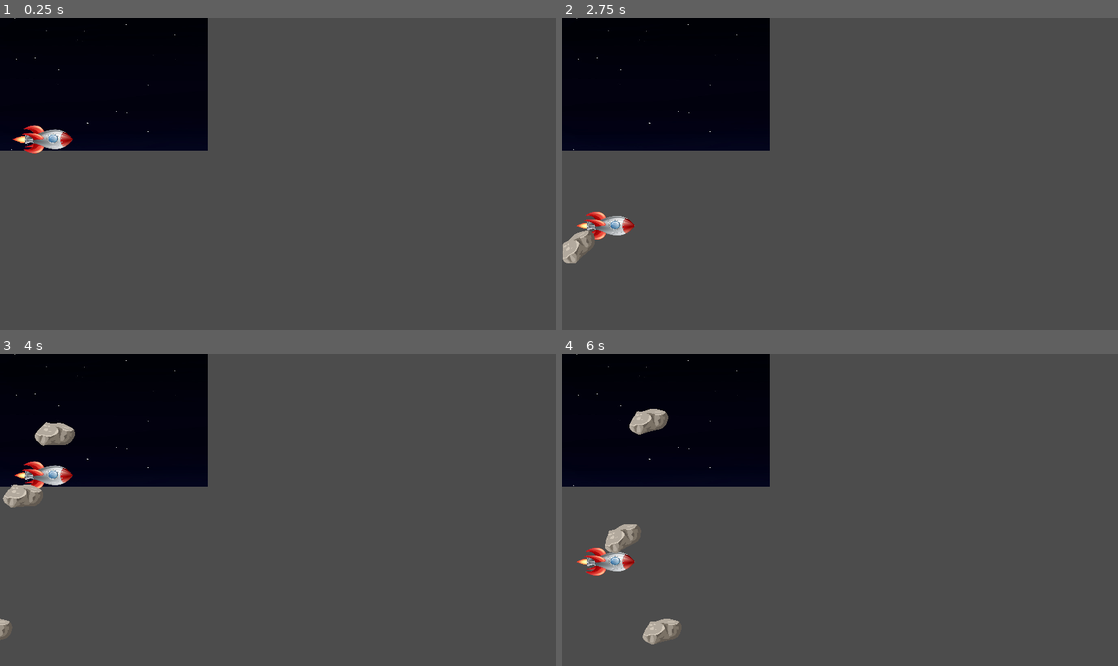
Above: before the commit, frames 1-4 (two rows, left to right).
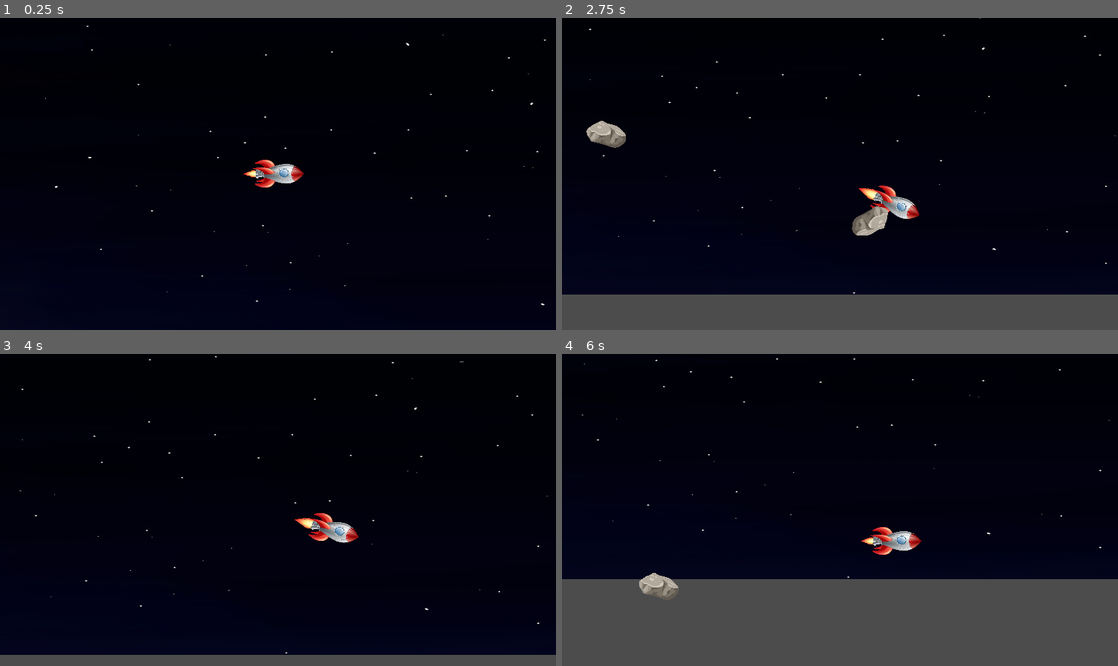
Above: after the commit, the same moments.

Repository: MuskalaMarcin/RocketZero
Game: Godot game, scene res://Main.tscn
Same seed, same stepped clock (60 frames per second), same inputs: the game is played once before the commit and once after it.
Inputs:
- Up to frame 1 (0.25 s): no input
- Up to frame 2 (2.75 s): tap Enter at 0.5 s; hold Right (ui_right) 0.53-1.28 s; hold Down (ui_down) 1.28-2.03 s; hold Right (ui_right) from 2.03 s (still down)
- Up to frame 3 (4 s): release Right (ui_right) at 2.78 s; hold Up (ui_up) 2.78-3.53 s; hold Left (ui_left) from 3.53 s (still down)
- Up to frame 4 (6 s): release Left (ui_left) at 5.03 s; hold Down (ui_down) 5.03-5.78 s; hold Right (ui_right) from 5.78 s (still down)

The runs differ from the first frame. In frame 1, 85% of the frame differs, in the area x 0-100%, y 0-100%; in frame 2, 73%; in frame 3, 81%; in frame 4, 57%.

Commit message:
moving background within rocket

Diff:
--- a/Main.tscn
+++ b/Main.tscn
@@ -1,15 +1,41 @@
 [gd_scene load_steps=4 format=2]
 
-[ext_resource path="res://BackgroundScene.tscn" type="PackedScene" id=1]
-[ext_resource path="res://RocketScene.tscn" type="PackedScene" id=2]
-[ext_resource path="res://RocksScene.tscn" type="PackedScene" id=3]
+[ext_resource path="res://RocketScene.tscn" type="PackedScene" id=1]
+[ext_resource path="res://RocksScene.tscn" type="PackedScene" id=2]
+[ext_resource path="res://BackgroundScene.tscn" type="PackedScene" id=3]
 
 [node name="Node2D" type="Node2D"]
 
-[node name="BackgroundScene" parent="." index="0" instance=ExtResource( 1 )]
+[node name="RocketScene" parent="." index="0" instance=ExtResource( 1 )]
 
-position = Vector2( 0, -3 )
+[node name="RocksScene" parent="." index="1" instance=ExtResource( 2 )]
 
-[node name="RocketScene" parent="." index="1" instance=ExtResource( 2 )]
+rotation = 0.540536
 
-[node name="RocksScene" parent="." index="2" instance=ExtResource( 3 )]
+[node name="ParallaxBackground" type="ParallaxBackground" parent="." index="2"]
+
+layer = -1
+offset = Vector2( 0, 0 )
+rotation = 0.0
+scale = Vector2( 1, 1 )
+transform = Transform2D( 1, 0, 0, 1, 0, 0 )
+scroll_offset = Vector2( 0, 0 )
+scroll_base_offset = Vector2( 0, 0 )
+scroll_base_scale = Vector2( 1, 1 )
+scroll_limit_begin = Vector2( 0, 0 )
+scroll_limit_end = Vector2( 0, 0 )
+scroll_ignore_camera_zoom = true
+_sections_unfolded = [ "Scroll" ]
+
+[node name="ParallaxLayer" type="ParallaxLayer" parent="ParallaxBackground" index="0"]
+
+motion_scale = Vector2( 1, 1 )
+motion_offset = Vector2( 0, 0 )
+motion_mirroring = Vector2( 1302, 0 )
+_sections_unfolded = [ "Material", "Motion", "Transform", "Visibility", "Z Index" ]
+
+[node name="BackgroundScene" parent="ParallaxBackground/ParallaxLayer" index="0" instance=ExtResource( 3 )]
+
+position = Vector2( 368.909, 185.376 )
+scale = Vector2( 1.84198, 1.21472 )
+_sections_unfolded = [ "Animation", "Material", "Offset", "Region", "Transform", "Visibility", "Z Index" ]
--- a/Rock.tscn
+++ b/Rock.tscn
@@ -8,7 +8,7 @@
 custom_solver_bias = 0.0
 radius = 30.0
 
-[node name="RigidBody2D" type="RigidBody2D" index="0"]
+[node name="RigidBody2D" type="RigidBody2D"]
 
 input_pickable = false
 collision_layer = 1
--- a/Rocket.gd
+++ b/Rocket.gd
@@ -21,6 +21,26 @@
 	var direction = Vector2()
 	var flameBig = get_child(1)
 	var flameSmall = get_child(2)
+
+	if Input.is_action_pressed("ui_right"):
+		if self.position.y < MAX_Y:
+			showBigFlame()
+			if self.rotation < MAX_ROT:
+				self.rotation += ROT * delta
+			direction.x += SPEED
+		else:
+			hideBigFlame()
+			self.rotation = 0
+
+	if Input.is_action_pressed("ui_left"):
+		if self.position.y < MAX_Y:
+			showBigFlame()
+			if self.rotation < MAX_ROT:
+				self.rotation += ROT * delta
+			direction.y -= -SPEED
+		else:
+			hideBigFlame()
+			self.rotation = 0
 
 	if Input.is_action_pressed("ui_down"):
 		if self.position.y < MAX_Y:
--- a/RocketScene.tscn
+++ b/RocketScene.tscn
@@ -31,7 +31,7 @@
 flags = 7
 size = Vector2( 0, 0 )
 
-[node name="Node2D" type="Node2D" index="0"]
+[node name="Node2D" type="Node2D"]
 
 position = Vector2( 115.738, 299.312 )
 scale = Vector2( 1.87463, 1.88916 )
@@ -60,7 +60,7 @@
 scale = Vector2( 0.113777, 0.113777 )
 frames = SubResource( 2 )
 animation = "default"
-frame = 3
+frame = 2
 playing = true
 _sections_unfolded = [ "Visibility" ]
 
@@ -70,7 +70,7 @@
 scale = Vector2( 0.0784136, 0.0784136 )
 frames = SubResource( 2 )
 animation = "default"
-frame = 3
+frame = 2
 playing = true
 _sections_unfolded = [ "Visibility" ]
 
@@ -84,6 +84,7 @@
 
 [node name="Area2D" type="Area2D" parent="Rocket" index="4"]
 
+editor/display_folded = true
 input_pickable = true
 gravity_vec = Vector2( 0, 1 )
 gravity = 98.0
@@ -98,3 +99,28 @@
 rotation = 1.572
 scale = Vector2( 1.8756, 1.72462 )
 shape = SubResource( 1 )
+
+[node name="Camera2D" type="Camera2D" parent="Rocket" index="5"]
+
+anchor_mode = 1
+rotating = false
+current = true
+zoom = Vector2( 1, 1 )
+limit_left = -10000000
+limit_top = -10000000
+limit_right = 10000000
+limit_bottom = 10000000
+limit_smoothed = false
+drag_margin_h_enabled = true
+drag_margin_v_enabled = true
+smoothing_enabled = false
+smoothing_speed = 5.0
+offset_v = 0.0
+offset_h = 0.0
+drag_margin_left = 0.2
+drag_margin_top = 0.2
+drag_margin_right = 0.2
+drag_margin_bottom = 0.2
+editor_draw_screen = true
+editor_draw_limits = false
+editor_draw_drag_margin = false
--- a/RocksScene.tscn
+++ b/RocksScene.tscn
@@ -2,6 +2,33 @@
 
 [ext_resource path="res://RocksScene.gd" type="Script" id=1]
 
-[node name="Node2D" type="Node2D" index="0"]
+[node name="Node2D" type="Node2D"]
 
+position = Vector2( 1180.42, 234.408 )
+rotation = -1.39246
+scale = Vector2( 2.21782, 2.19083 )
 script = ExtResource( 1 )
+_sections_unfolded = [ "Material", "Transform", "Visibility", "Z Index" ]
+
+[node name="ParallaxBackground" type="ParallaxBackground" parent="." index="0"]
+
+layer = -1
+offset = Vector2( 0, 0 )
+rotation = 0.0
+scale = Vector2( 1, 1 )
+transform = Transform2D( 1, 0, 0, 1, 0, 0 )
+scroll_offset = Vector2( 0, 0 )
+scroll_base_offset = Vector2( 0, 0 )
+scroll_base_scale = Vector2( 1, 1 )
+scroll_limit_begin = Vector2( 0, 0 )
+scroll_limit_end = Vector2( 0, 0 )
+scroll_ignore_camera_zoom = false
+
+[node name="ParallaxLayer" type="ParallaxLayer" parent="ParallaxBackground" index="0"]
+
+position = Vector2( 738, 405.5 )
+scale = Vector2( 19.875, 12.2656 )
+motion_scale = Vector2( 1, 1 )
+motion_offset = Vector2( 0, 0 )
+motion_mirroring = Vector2( 0, 0 )
+_sections_unfolded = [ "Motion" ]
